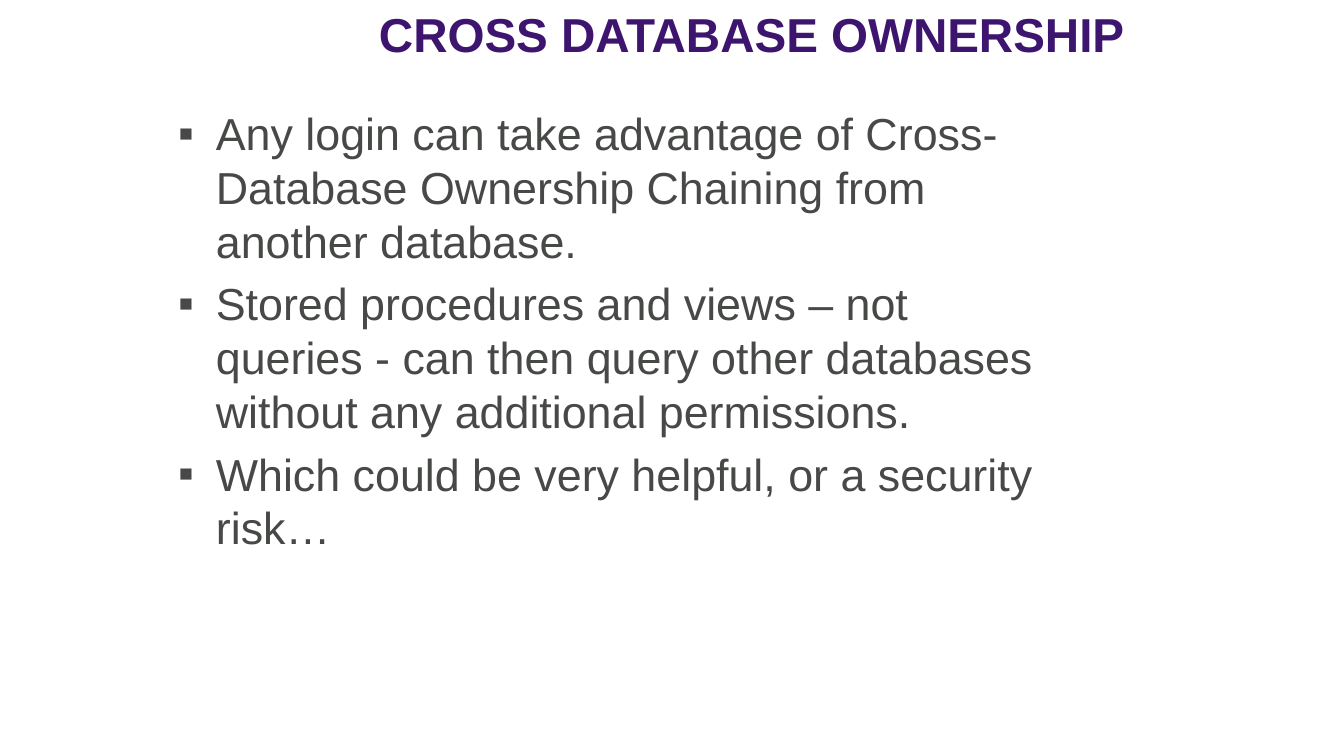
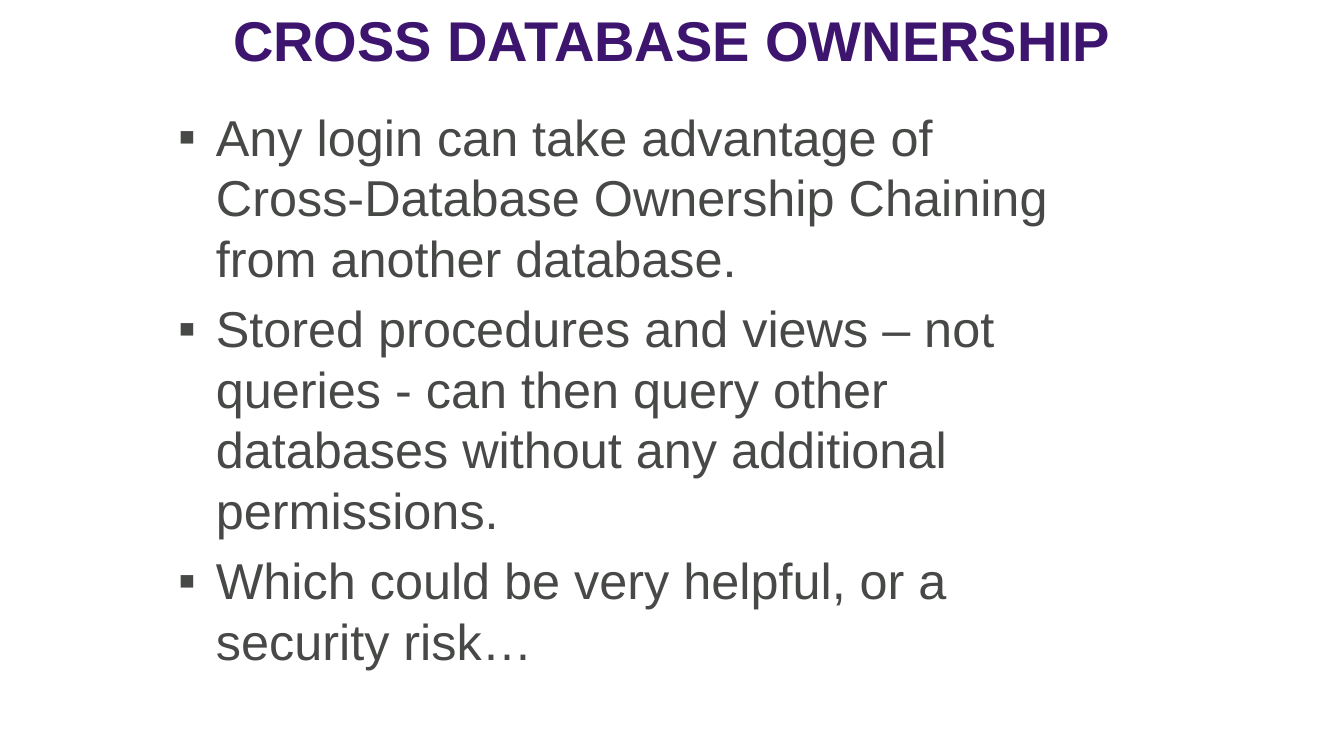
Before and after one commit to williamadba/Public-Presentations, a slide deck: slide 62 of SQLSat Dallas 2019/SQLSat Dallas 2019 SQL Security Principals and Permissions 101.pptx (slide 60 before the commit). Drawn at 1344x756 pixels with LibreOffice and Linux fonts; fonts in the diff are those of the drawing. Boxes give left, top, right and bottom in pixels: in the first picture for what was removed or moved away, otherwise in the second. Text is boxed around its words. In the diff, an @@ line names an element or a change of style, - is before the commit and + after.

```diff
--- a/SQLSat Dallas 2019/SQLSat Dallas 2019 SQL Security Principals and Permissions 101.pptx
+++ b/SQLSat Dallas 2019/SQLSat Dallas 2019 SQL Security Principals and Permissions 101.pptx
@@ text "CROSS DATABASE OWNERSHIP": place and size @@
-text "CROSS DATABASE OWNERSHIP" at [379,18,1124,53]
+text "CROSS DATABASE OWNERSHIP" at [233,22,1110,62]
@@ text "CROSS DATABASE OWNERSHIP" at [233,22,1110,62]: size 34 to 40 pt; more space between paragraphs @@
@@ text "Any login can take advantage ..." at [216,119,1048,670]: size 32 to 36 pt @@
```
Also in this commit, not shown: 11 other slides changed, 3 slides added, 1 other file.
